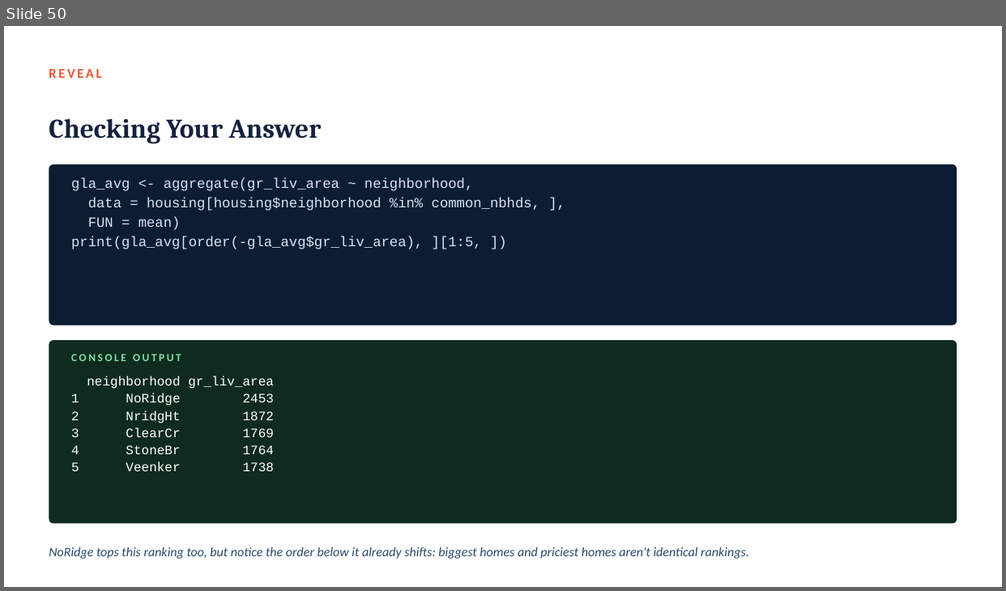
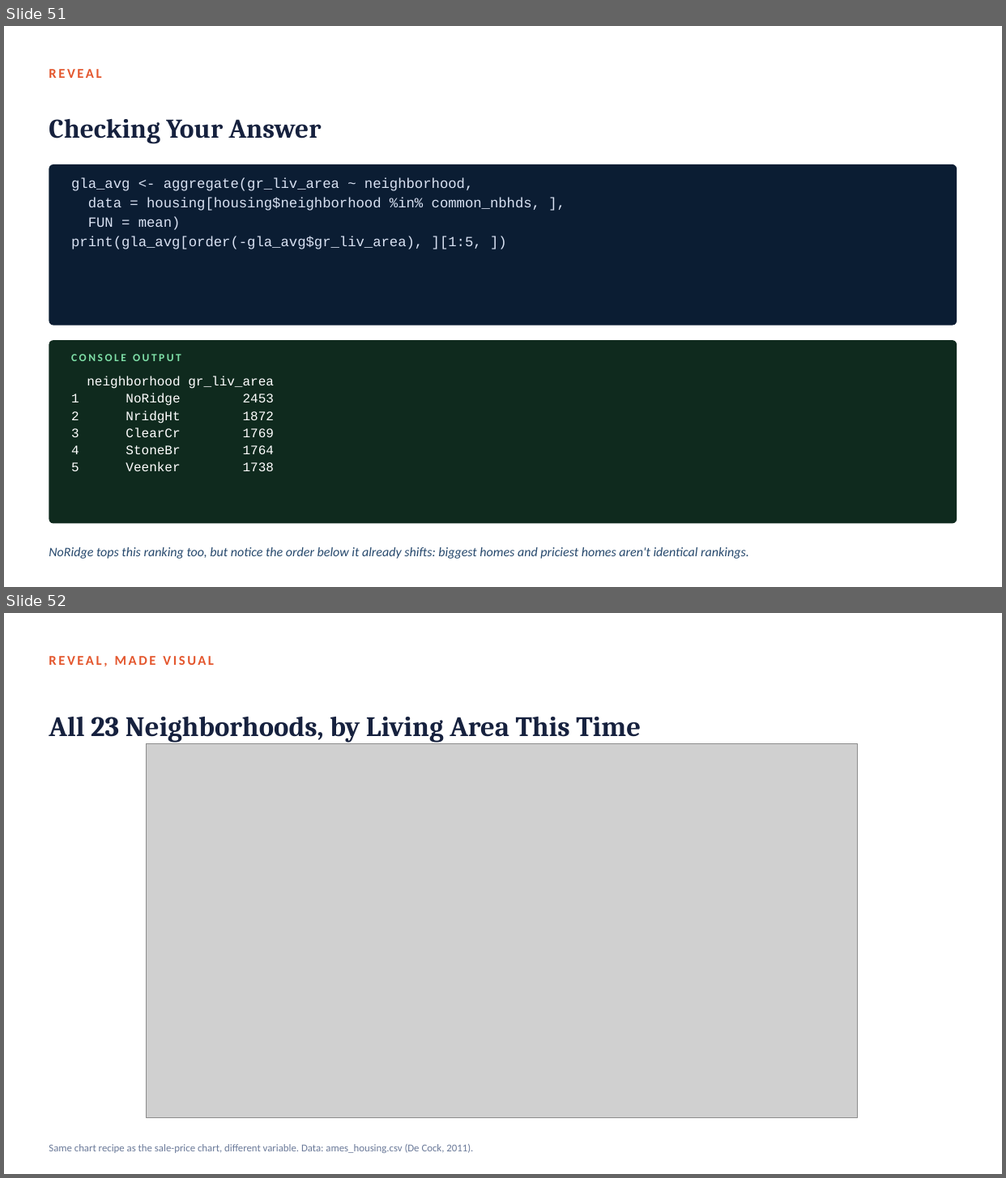
Before and after one commit to fmurital/Teaching-Curriculum, a slide deck: DATA-3230-Data-Visualization/01_Getting_Started_with_R_and_RStudio/Lecture_Slides/Module01_Getting_Started_with_R_and_RStudio.pptx. Shown one above the other, each under a label of ours: slide 50 before the commit, slides 51 and 52 after it. The pictures are 1006x591 and 1006x1178 pixels, drawn with LibreOffice and Linux fonts; fonts in the diff are those of the drawing; grey boxes stand for pictures. Boxes give left, top, right and bottom in pixels: in the first picture for what was removed or moved away, otherwise in the second. Text is boxed around its words. In the diff, an @@ line names an element or a change of style, - is before the commit and + after.

Commit message:
Add four real charts to the Module 1 deck (78 slides)
Module 1 leaned heavily on text/console-output cards with only one
actual chart in the whole deck, which is a weak showing for a data
visualization course's own teaching material. Adds four new chart
slides, each generated from the same real data already used
everywhere else in the module and now reproducible from the same
module1_first_look.R script: a sale-price histogram with mean/median
marked (visualizing the five-number-summary skew discussion), a bar
chart of average living area by neighborhood (mirroring the
sale-price chart for the practice-exercise reveal), a histogram of
the student dataset's final grade (G3), and a boxplot comparing G3
across the two study-time groups (turning the hi/lo mean comparison
into an actual chart rather than two printed numbers).

```diff
--- a/DATA-3230-Data-Visualization/01_Getting_Started_with_R_and_RStudio/Lecture_Slides/Module01_Getting_Started_with_R_and_RStudio.pptx
+++ b/DATA-3230-Data-Visualization/01_Getting_Started_with_R_and_RStudio/Lecture_Slides/Module01_Getting_Started_with_R_and_RStudio.pptx
@@ slide 52 added at [4, 613, 1002, 1174], background #FFFFFF @@
@@ text added at [49, 656, 214, 665], 13 pt, text #E4572E, bold @@
+REVEAL, MADE VISUAL
@@ text added at [49, 717, 641, 743], 27 pt, text #16213E, bold @@
+All 23 Neighborhoods, by Living Area This Time
@@ picture added at [147, 744, 858, 1118] @@
@@ text added at [49, 1144, 473, 1153], 10 pt, text #6B7A99 @@
+Same chart recipe as the sale-price chart, different variable. Data: ames_housing.csv (De Cock, 2011).
@@ what was slide 50 is now slide 51 @@
```
Also in this commit, not shown: 1 slide changed, 3 other slides added, 5 other files.
